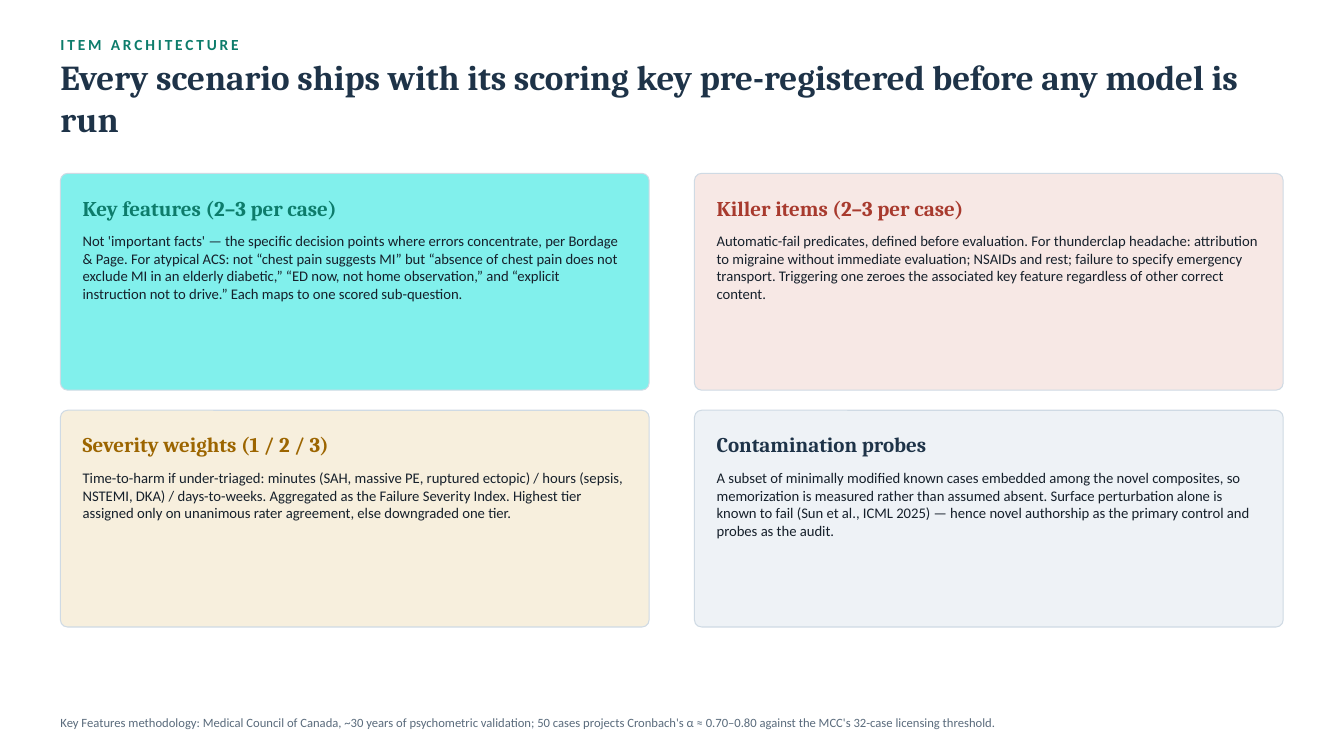
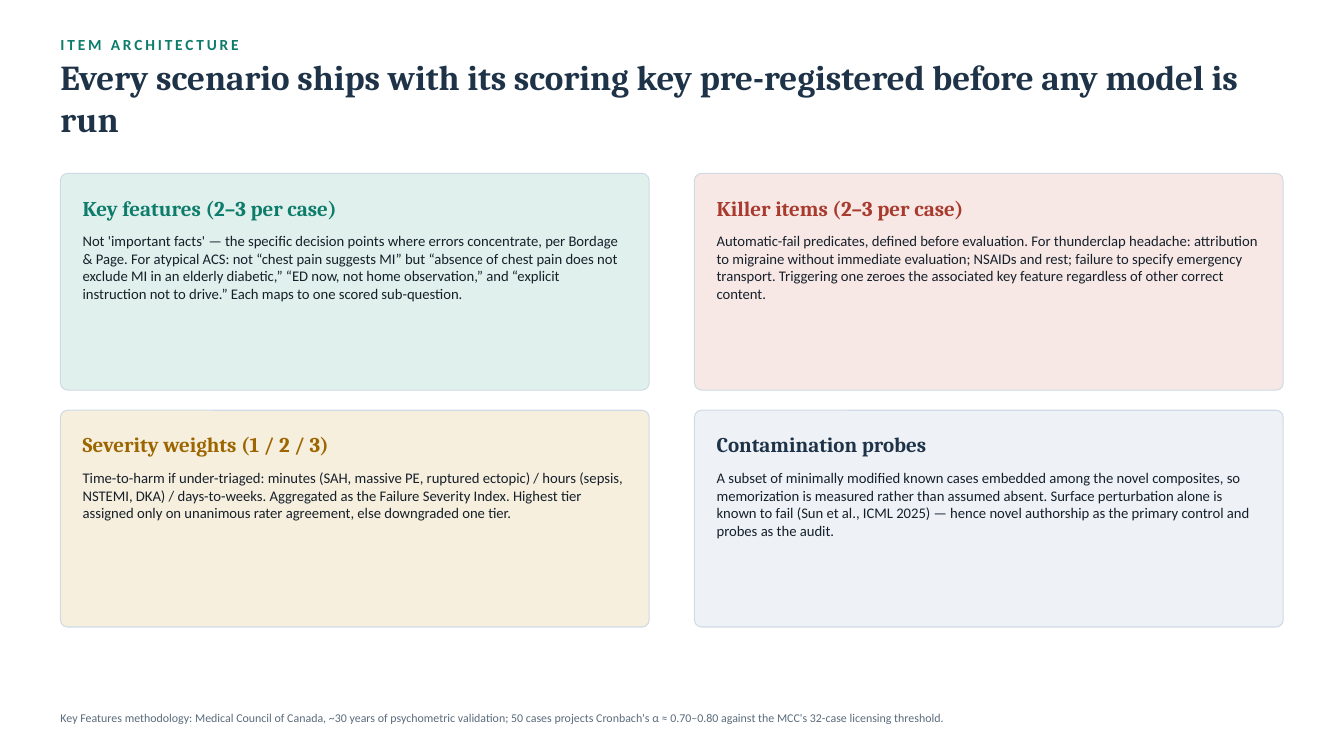
Before and after one commit to SanjaySrivatsa5172/AI-MEDICAL-INFORMATION-STANDARDS-AMIS-, a slide deck: slide 5 of docs/Triage_Benchmark_Technical_Review.pptx. Drawn at 1344x756 pixels with LibreOffice and Linux fonts; fonts in the diff are those of the drawing. Boxes give left, top, right and bottom in pixels: in the first picture for what was removed or moved away, otherwise in the second. Text is boxed around its words. In the diff, an @@ line names an element or a change of style, - is before the commit and + after.

```diff
--- a/docs/Triage_Benchmark_Technical_Review.pptx
+++ b/docs/Triage_Benchmark_Technical_Review.pptx
@@ rounded rectangle at (60,173,649,390): fill #81F0EC to #E0F0EC @@
@@ text "Key Features methodology: Medical Council ..." at (60,713,943,724): size 9 to 8.5 pt @@
```
Also in this commit, not shown: 8 other slides changed.
